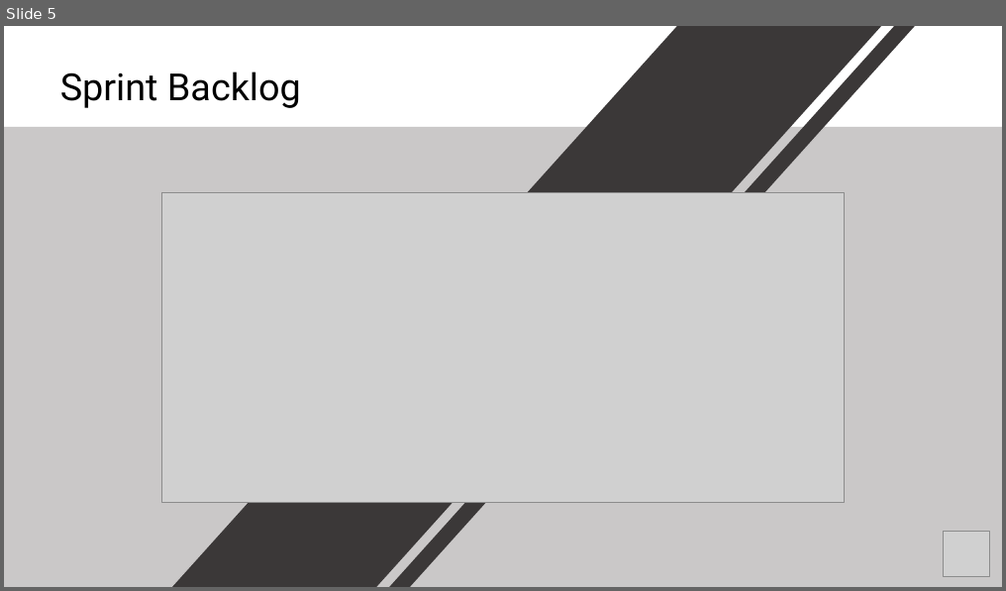
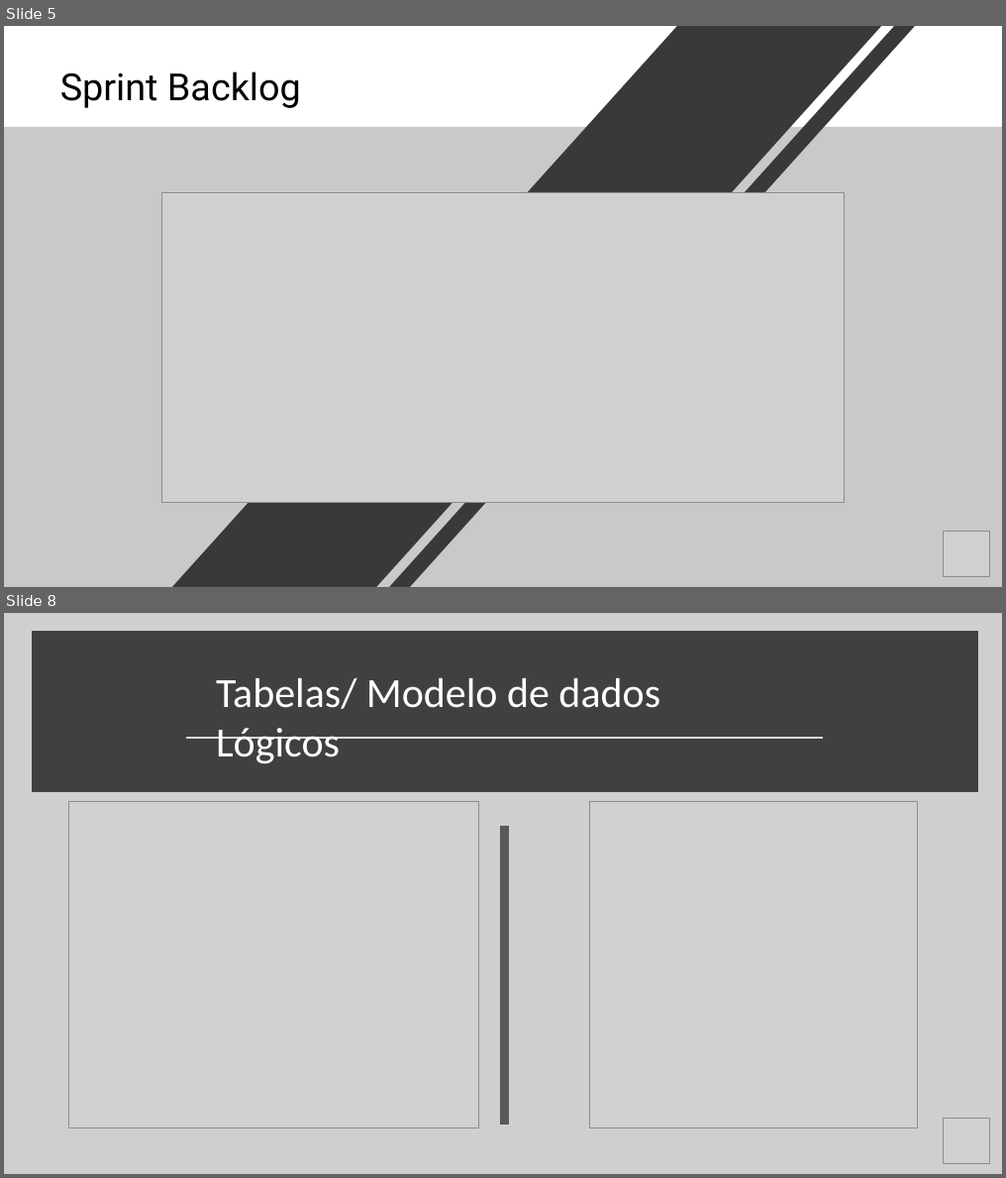
Before and after one commit to rafael-rochaalmeida/Harbor-Solutions, a slide deck: Documentação/Apresentação Sprint 2.pptx. Shown one above the other, each under a label of ours: slide 5 before the commit, slides 5 and 8 after it; the slides between them are not shown. The pictures are 1006x591 and 1006x1178 pixels, drawn with LibreOffice and Linux fonts; fonts in the diff are those of the drawing; grey boxes stand for pictures. Boxes give left, top, right and bottom in pixels: in the first picture for what was removed or moved away, otherwise in the second. Text is boxed around its words. In the diff, an @@ line names an element or a change of style, - is before the commit and + after.

```diff
--- a/Documentação/Apresentação Sprint 2.pptx
+++ b/Documentação/Apresentação Sprint 2.pptx
@@ slide 8 added at (4,613,1002,1174), background #D0CECE @@
@@ rectangle added at (37,636,973,787), fill #404040, outline #404040 10 pt @@
@@ text added at (216,678,660,763), 40 pt, text #FFFFFF @@
+Tabelas/ Modelo de dados Lógicos
@@ line added from (187, 738) to (823, 738), #D9D9D9 1.75 pt @@
@@ picture added at (69,801,478,1128) @@
@@ picture added at (589,801,917,1128) @@
@@ line added from (505, 826) to (505, 1125), #595959 8 pt @@
@@ picture added at (944,1118,990,1164) @@
```
Also in this commit, not shown: 2 slides changed, 4 other slides added, 4 slides removed, 1 other file.
